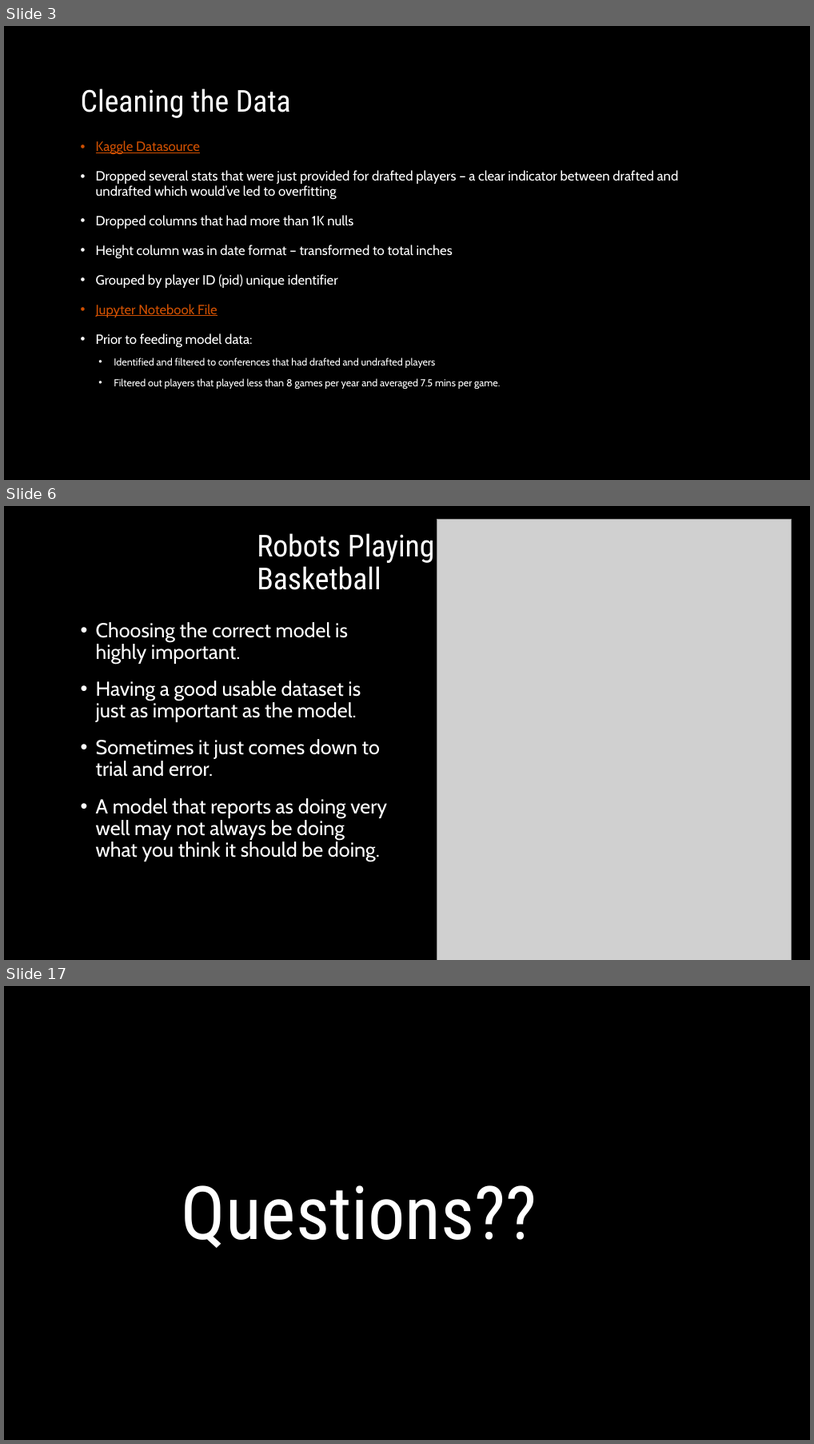
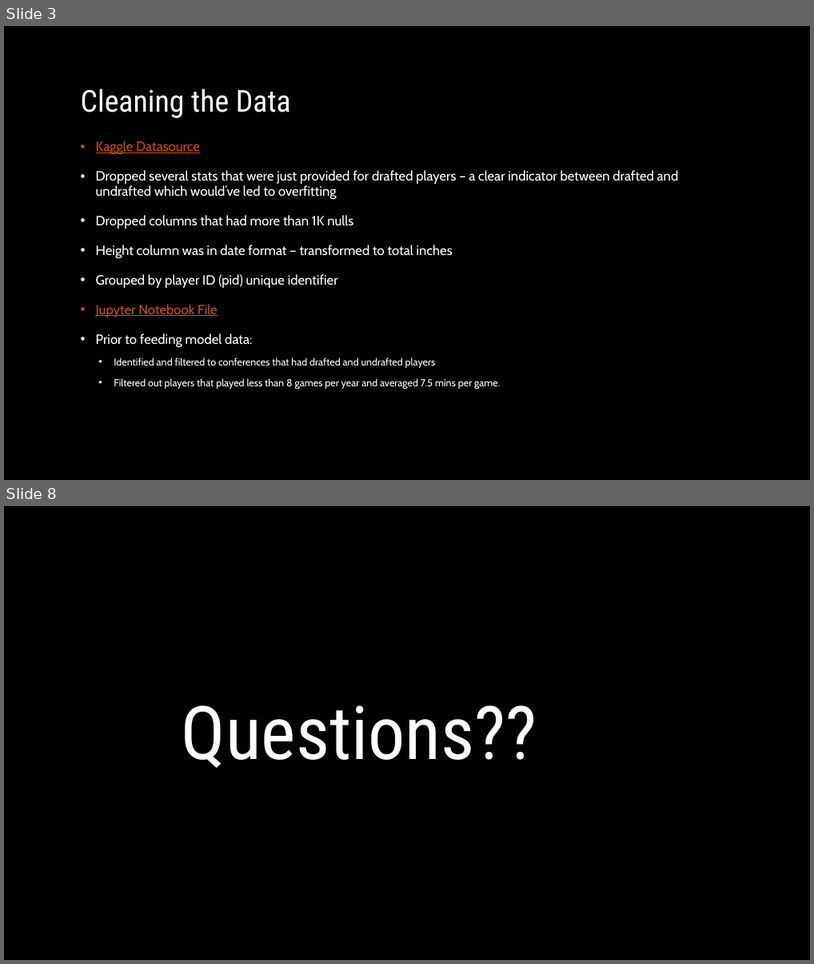
Before and after one commit to mleroseandrews/Making_the_NBA, a slide deck: Powerpoint.pptx. Shown one above the other, each under a label of ours: slides 3, 6 and 17 before the commit, slides 3 and 8 after it; the slides between them are not shown. The pictures are 814x1444 and 814x964 pixels, drawn with LibreOffice and Linux fonts; fonts in the diff are those of the drawing; grey boxes stand for pictures; background and template pictures are left out. Boxes give left, top, right and bottom in pixels: in the first picture for what was removed or moved away, otherwise in the second. Text is boxed around its words. In the diff, an @@ line names an element or a change of style, - is before the commit and + after.

```diff
--- a/Powerpoint.pptx
+++ b/Powerpoint.pptx
@@ slide 6 removed at box(4, 506, 810, 960), background picture (left out) @@
@@ picture removed at box(438, 520, 792, 960) @@
@@ title removed at box(257, 533, 435, 590) @@
-Robots Playing Basketball
@@ text removed at box(96, 622, 387, 861) @@
-• Choosing the correct model is highly important.
-• Having a good usable dataset is just as important as the model.
-• Sometimes it just comes down to trial and error.
-• A model that reports as doing very well may not always be doing what you think it should be doing.
@@ what was slide 17 is now slide 8 @@
```
Also in this commit, not shown: 3 slides changed, 1 slide added, 9 other slides removed.
